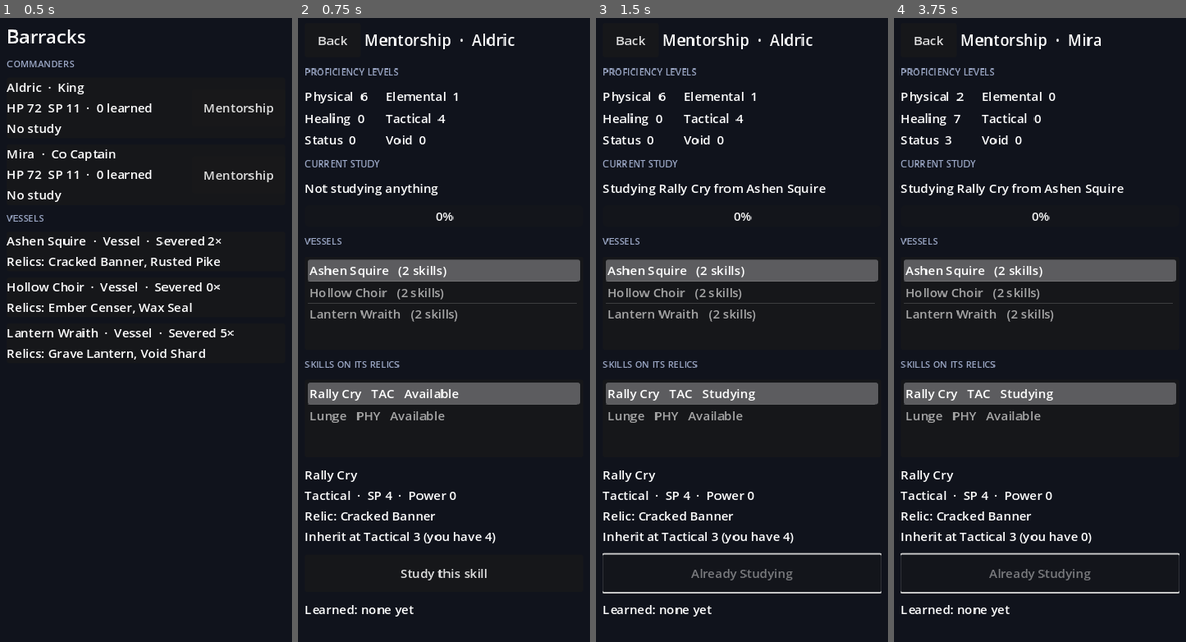
Above: before the commit, frames 1-4 (left to right).
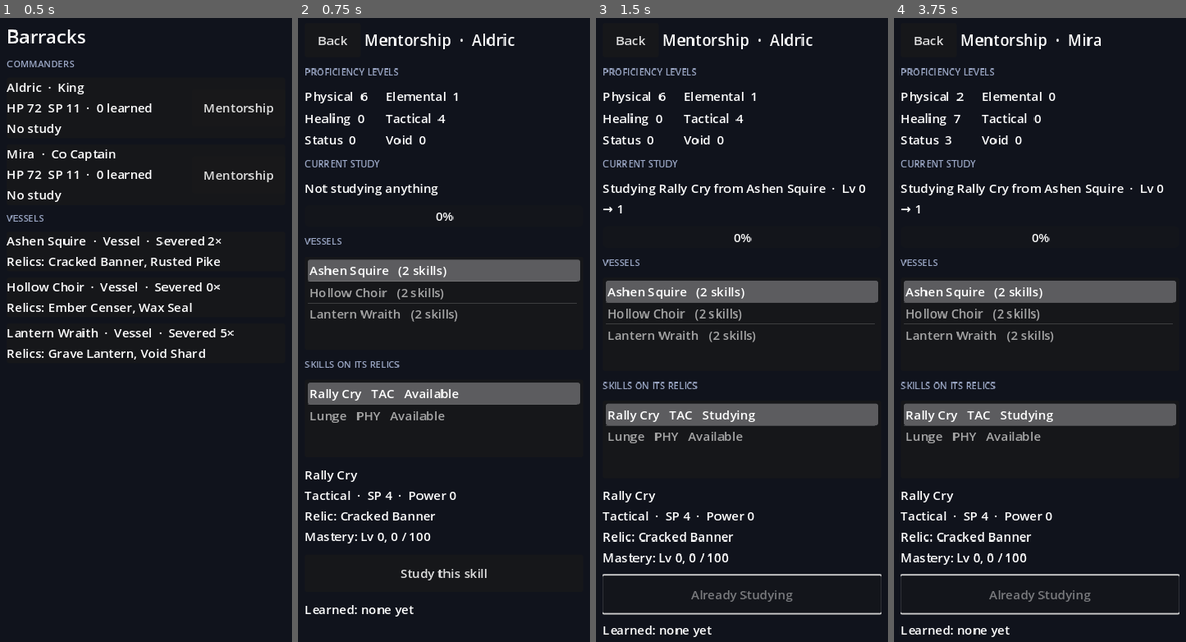
Above: after the commit, the same moments.

Repository: JoelsCodes/Tactics-game
Game: Godot game, scene res://scenes/barracks.tscn
Two runs of this game, one before a commit and one after it. Both use one fixed random seed, a clock stepped at 60 frames per second and the inputs below.
Inputs:
- Up to frame 1 (0.5 s): no input
- Up to frame 2 (0.75 s): click "Mentorship" at 0.5 s
- Up to frame 3 (1.5 s): click "Study this skill" at 1.25 s
- Up to frame 4 (3.75 s): click "Back" at 2 s; click "Mentorship" at 2.75 s; click "Study this skill" at 3.5 s

Frame 1 is identical in both runs. In frame 2, 0.5% of the frame differs, in the area x 3-68%, y 82-85%; in frame 3, 18%; in frame 4, 18%, in the area x 2-98%, y 26-100%.

Commit message:
Mentorship: learning a skill is taking it from level 0 to level 1
Starting a study puts the skill at level 0; a full 100-point study bar
takes it to level 1 and the skill is learned. Remove the proficiency
level threshold (SkillData.required_level) and the Waiting status.

Co-Authored-By: Claude Opus 5.5 <noreply@anthropic.com>
Claude-Session: https://claude.ai/code/session_01UHqCe3Atfdf2Td9hbtNQLv

Diff:
--- a/godot/scripts/core/skill_data.gd
+++ b/godot/scripts/core/skill_data.gd
@@ -13,8 +13,6 @@
 @export_range(0, 50) var base_power := 6
 ## The proficiency this skill belongs to, uses and trains.
 @export var category: Proficiency.Category = Proficiency.Category.PHYSICAL
-## Proficiency level (in `category`) a human needs to permanently inherit this skill by mentorship.
-@export_range(0, 99) var required_level := 5
 
 
 func is_physical() -> bool:
--- a/godot/scripts/core/skill_mastery.gd
+++ b/godot/scripts/core/skill_mastery.gd
@@ -1,10 +1,9 @@
 class_name SkillMastery
 extends Resource
 ## One skill a human is studying or has mastered. Mastery has two levels:
-##   0  unlearned / progressing: the study bar fills (0-100 points)
-##   1  mastered: the skill is permanently in the human's personal tree
-## A full bar becomes level 1 only once the human's proficiency in the skill's category reaches the
-## skill's required_level (see SkillTree.try_complete).
+##   0  unlearned / progressing: set when the human starts studying it; the study bar fills (0-100)
+##   1  mastered: the bar is full; the skill is learned, permanently in the human's personal tree
+## Learning a skill means taking it from level 0 to level 1. Nothing else is required.
 
 const STUDY_POINTS := 100
 
@@ -25,16 +24,17 @@
 	return level >= 1
 
 
-## The study bar is full; mastery waits only on the proficiency threshold.
-func is_studied() -> bool:
-	return progress >= STUDY_POINTS
-
-
 func fill() -> float:
 	return 1.0 if is_mastered() else float(progress) / STUDY_POINTS
 
 
-## Adds study points (capped at a full bar). Does nothing once mastered.
-func add_progress(points: int) -> void:
-	if not is_mastered():
-		progress = mini(STUDY_POINTS, progress + maxi(points, 0))
+## Adds study points; a full bar raises the skill to level 1 (learned). Returns true if this call
+## completed it. Does nothing once mastered.
+func add_progress(points: int) -> bool:
+	if is_mastered():
+		return false
+	progress = mini(STUDY_POINTS, progress + maxi(points, 0))
+	if progress >= STUDY_POINTS:
+		level = 1
+		return true
+	return false
--- a/godot/scripts/core/skill_tree.gd
+++ b/godot/scripts/core/skill_tree.gd
@@ -56,33 +56,13 @@
 	emit_changed()
 
 
-## Adds study points to the active study, then tries to complete it. Returns true if a skill was
-## mastered by this call.
-func add_study_progress(points: int, stats: CharacterStats) -> bool:
+## Adds study points to the active study. When its bar fills it goes from level 0 to level 1: the
+## skill is learned and the study slot is freed. Returns true if a skill was learned by this call.
+func add_study_progress(points: int) -> bool:
 	var m := active_study()
-	if m == null:
+	if m == null or not m.add_progress(points):
 		return false
-	m.add_progress(points)
-	return try_complete(stats)
-
-
-## Masters every fully studied skill whose proficiency threshold `stats` now meets (e.g. after a
-## proficiency level-up). Returns true if any skill was mastered.
-func try_complete(stats: CharacterStats) -> bool:
-	var any := false
-	for m in masteries:
-		if m.is_mastered() or not m.is_studied():
-			continue
-		if threshold_met(m.skill, stats):
-			m.level = 1
-			if masteries.find(m) == active_index:
-				active_index = -1
-			any = true
-			skill_mastered.emit(m.skill)
-	if any:
-		emit_changed()
-	return any
-
-
-static func threshold_met(skill: SkillData, stats: CharacterStats) -> bool:
-	return stats != null and stats.proficiency_level(skill.proficiency_id()) >= skill.required_level
+	active_index = -1
+	skill_mastered.emit(m.skill)
+	emit_changed()
+	return true
--- a/godot/scripts/dev/sample_party.gd
+++ b/godot/scripts/dev/sample_party.gd
@@ -9,16 +9,16 @@
 	p.king = _human(KingData.new(), "Aldric", {&"physical": 6, &"tactical": 4, &"elemental": 1}) as KingData
 	p.co_captains.append(_human(CoCaptainData.new(), "Mira", {&"healing": 7, &"status": 3, &"physical": 2}) as CoCaptainData)
 	p.king.vessel_roster.append(_vessel("Ashen Squire", [
-		_relic("Cracked Banner", _skill("Rally Cry", Proficiency.Category.TACTICAL, 4, 0, 3)),
-		_relic("Rusted Pike", _skill("Lunge", Proficiency.Category.PHYSICAL, 3, 8, 4)),
+		_relic("Cracked Banner", _skill("Rally Cry", Proficiency.Category.TACTICAL, 4, 0)),
+		_relic("Rusted Pike", _skill("Lunge", Proficiency.Category.PHYSICAL, 3, 8)),
 	], 2))
 	p.king.vessel_roster.append(_vessel("Hollow Choir", [
-		_relic("Ember Censer", _skill("Cinder Hymn", Proficiency.Category.ELEMENTAL, 6, 9, 5)),
-		_relic("Wax Seal", _skill("Silence", Proficiency.Category.STATUS, 5, 0, 3)),
+		_relic("Ember Censer", _skill("Cinder Hymn", Proficiency.Category.ELEMENTAL, 6, 9)),
+		_relic("Wax Seal", _skill("Silence", Proficiency.Category.STATUS, 5, 0)),
 	], 0))
 	p.king.vessel_roster.append(_vessel("Lantern Wraith", [
-		_relic("Grave Lantern", _skill("Mend Light", Proficiency.Category.HEALING, 5, 7, 4)),
-		_relic("Void Shard", _skill("Unmake", Proficiency.Category.VOID, 8, 12, 8)),
+		_relic("Grave Lantern", _skill("Mend Light", Proficiency.Category.HEALING, 5, 7)),
+		_relic("Void Shard", _skill("Unmake", Proficiency.Category.VOID, 8, 12)),
 	], 5))
 	return p
 
@@ -59,12 +59,11 @@
 	return r
 
 
-static func _skill(name: String, cat: Proficiency.Category, sp: int, power: int, need: int) -> SkillData:
+static func _skill(name: String, cat: Proficiency.Category, sp: int, power: int) -> SkillData:
 	var s := SkillData.new()
 	s.id = StringName(name.to_lower().replace(" ", "_"))
 	s.display_name = name
 	s.category = cat
 	s.sp_cost = sp
 	s.base_power = power
-	s.required_level = need
 	return s
--- a/godot/scripts/ui/mentorship_menu.gd
+++ b/godot/scripts/ui/mentorship_menu.gd
@@ -55,10 +55,7 @@
 		study_label.text = "Not studying anything"
 		study_bar.value = 0
 	else:
-		var note := ""
-		if m.is_studied():
-			note = "  (needs %s %d)" % [Proficiency.display_name(m.skill.category), m.skill.required_level]
-		study_label.text = "Studying %s from %s%s" % [m.skill.display_name, m.mentor_name, note]
+		study_label.text = "Studying %s from %s  ·  Lv 0 → 1" % [m.skill.display_name, m.mentor_name]
 		study_bar.value = m.progress
 	var learned := Mentorship.tree_of(human).learned_skills()
 	learned_label.text = "Learned: " + (", ".join(learned.map(func(s): return s.display_name)) if not learned.is_empty() else "none yet")
@@ -108,10 +105,10 @@
 		study_button.text = "Study"
 		return
 	var o: Mentorship.Offer = _offers[_selected(skill_list)]
-	var have: int = human.stats.proficiency_level(s.proficiency_id()) if human.stats else 0
-	detail.text = "%s\n%s  ·  SP %d  ·  Power %d\nRelic: %s\nInherit at %s %d (you have %d)\n%s" % [
-		s.display_name, Proficiency.display_name(s.category), s.sp_cost, s.base_power, o.relic.display_name,
-		Proficiency.display_name(s.category), s.required_level, have, s.description]
+	var m := Mentorship.tree_of(human).mastery_of(s)
+	var lv := "Lv 1 (learned)" if m and m.is_mastered() else "Lv 0, %d / %d" % [m.progress if m else 0, SkillMastery.STUDY_POINTS]
+	detail.text = "%s\n%s  ·  SP %d  ·  Power %d\nRelic: %s\nMastery: %s\n%s" % [
+		s.display_name, Proficiency.display_name(s.category), s.sp_cost, s.base_power, o.relic.display_name, lv, s.description]
 	var err := Mentorship.study_error(human, selected_vessel(), s)
 	study_button.disabled = err != ""
 	study_button.text = "Study this skill" if err == "" else err.capitalize()
--- a/godot/scripts/units/mentorship.gd
+++ b/godot/scripts/units/mentorship.gd
@@ -8,13 +8,12 @@
 ##   3. Study points fill a 100-point bar: after each battle the human fought in, award_battle_study
 ##      adds the human's proficiency gain for the skill's category (rank gain x efficiency, as for
 ##      proficiency training).
-##   4. When the bar is full and the human's proficiency level in that category reaches the skill's
-##      required_level, the skill is mastered (level 1) and permanently in the human's tree.
+##   4. Starting the study puts the skill at level 0. When the bar is full it reaches level 1: the
+##      skill is learned, permanently in the human's tree.
 
 enum Status {
 	AVAILABLE,  ## can be studied
-	STUDYING,  ## the active study, bar filling
-	WAITING,  ## bar full, proficiency level below the threshold
+	STUDYING,  ## the active study, level 0, bar filling
 	PAUSED,  ## started before, not the active study
 	LEARNED,  ## mastered: in the personal tree
 }
@@ -61,8 +60,6 @@
 		return Status.LEARNED
 	if tree.active_study() != m:
 		return Status.PAUSED
-	if m.is_studied():
-		return Status.WAITING
 	return Status.STUDYING
 
 
@@ -85,7 +82,7 @@
 	match status(human, skill):
 		Status.LEARNED:
 			return "already learned"
-		Status.STUDYING, Status.WAITING:
+		Status.STUDYING:
 			return "already studying"
 	return ""
 
@@ -109,4 +106,4 @@
 
 ## Call after a battle the human fought in. Returns true if a skill was mastered.
 static func award_battle_study(human: UnitData) -> bool:
-	return tree_of(human).add_study_progress(battle_points(human), human.stats)
+	return tree_of(human).add_study_progress(battle_points(human))
--- a/godot/tests/mentorship_check.gd
+++ b/godot/tests/mentorship_check.gd
@@ -43,26 +43,21 @@
 
 
 func mastery() -> void:
-	var stats := CharacterStats.new()
-	stats.ensure_proficiency(&"elemental").level = 2
 	var sk := SkillData.new()
 	sk.category = Proficiency.Category.ELEMENTAL
-	sk.required_level = 3
 	var t := SkillTree.new()
 	var m := t.start_study(sk, "Choir")
-	ok(m != null and t.active_study() == m and m.level == 0, "studying: level 0")
-	ok(not t.add_study_progress(60, stats), "60 points")
-	ok(not t.add_study_progress(60, stats), "bar full but below the threshold")
-	ok(m.is_studied() and not m.is_mastered() and m.progress == 100, "waiting on the threshold")
-	stats.proficiency(&"elemental").level = 3
-	ok(t.try_complete(stats), "threshold met: mastered")
-	ok(m.level == 1 and t.is_learned(sk) and t.learned_skills() == [sk], "level 1, in the tree")
+	ok(m != null and t.active_study() == m and m.level == 0, "starting a study: level 0")
+	ok(not t.add_study_progress(60), "60 points: still level 0")
+	ok(not t.is_learned(sk) and t.learned_skills().is_empty(), "not learned at level 0")
+	ok(t.add_study_progress(60), "bar full: level 1")
+	ok(m.level == 1 and m.progress == 100 and t.is_learned(sk) and t.learned_skills() == [sk], "learned at level 1")
 	ok(t.active_study() == null, "study slot freed")
 	eq(t.start_study(sk), null, "cannot study a learned skill again")
 	var a := SkillData.new()
 	var b := SkillData.new()
 	t.start_study(a)
-	t.add_study_progress(30, stats)
+	t.add_study_progress(30)
 	t.start_study(b)
 	eq(t.mastery_of(a).progress, 30, "switching keeps progress")
 	ok(t.active_study().skill == b, "switched")
@@ -92,10 +87,8 @@
 	eq(Mentorship.battle_points(king), 10, "C rank: 10 points a battle")
 	for i in 9:
 		ok(not Mentorship.award_battle_study(king), "battle %d" % i)
-	ok(not Mentorship.award_battle_study(king), "bar full, Elemental 1 < 5")
-	eq(Mentorship.status(king, hymn), Mentorship.Status.WAITING, "waiting on the threshold")
-	king.stats.proficiency(&"elemental").level = 5
-	ok(king.skill_tree.try_complete(king.stats), "mastered after leveling Elemental")
+	ok(king.skill_tree.mastery_of(hymn).level == 0, "still level 0 after 9 battles")
+	ok(Mentorship.award_battle_study(king), "battle 10: level 1")
 	eq(Mentorship.status(king, hymn), Mentorship.Status.LEARNED, "learned")
 	eq(Mentorship.study_error(king, choir, hymn), "already learned", "cannot study again")
 	var mira: UnitData = p.co_captains[0]
Not shown, changed: godot/README.md
